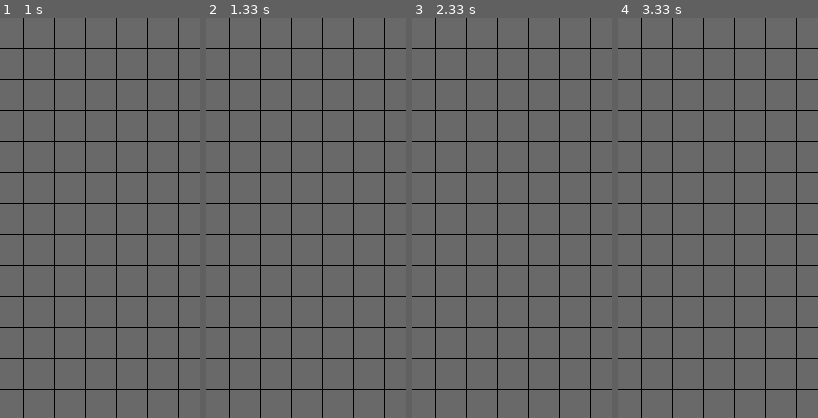
Above: before the commit, frames 1-4 (left to right).
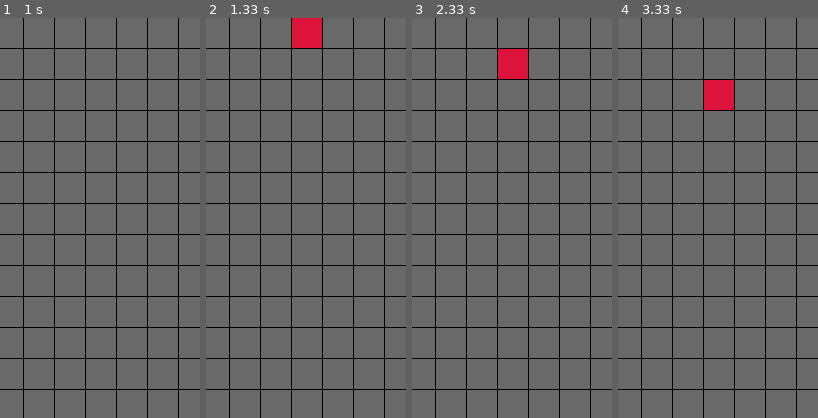
Above: after the commit, the same moments.

Repository: KarolWisniewski00/PygameTetrisClone
Game: pygame game, started from main.py
The game is run twice, just before and just after one commit, with the same random seed, the same clock (stepped at 60 frames per second) and the same inputs.
Inputs:
- Up to frame 1 (1 s): no input
- Up to frame 2 (1.33 s): no input
- Up to frame 3 (2.33 s): no input
- Up to frame 4 (3.33 s): no input
The pictures show only the part of the screen within x 17-67%, y 0-50%; the shares and areas given below are measured in that part.

Frame 1 is identical in both runs. In frame 2, 1.1% of the frame differs, in the area x 43-58%, y 0-8%; in frame 3, 1.1%; in frame 4, 1.1%.

Commit message:
point going down

Diff:
--- a/main.py
+++ b/main.py
@@ -9,12 +9,23 @@
         self.black=(0,0,0)
         self.white=(255,255,255)
         self.gray=(105,105,105)
+        self.red=(220,20,60)
         self.square_width, self.square_height = 30,30
         self.margin=1
         self.time=0
         self.window = pygame.display.set_mode((WIDTH,HEIGHT))
         self.font = pygame.font.SysFont('Comic Sans MS', 30)
-        self.matrix = [[0]*10]*20
+        self.matrix = [[0]*10 for _ in range(20)]
+        self.point = [-1,-1]
+
+    def event_per_sec(self):
+        self.time+=1
+        try:
+            self.point[1]+=1
+            self.matrix[self.point[1]][5]=1
+            self.matrix[self.point[1]-1][5]=0
+        except:
+            pass
 
     def draw(self):
         self.window.fill(self.black)
@@ -22,6 +33,13 @@
             for column in range(10):
                 if (self.matrix[row][column]==0):
                     pygame.draw.rect(self.window,(self.gray),[
+                    column*(self.square_height+self.margin),
+                    row*(self.square_height+self.margin),
+                    self.square_width,
+                    self.square_height
+                    ])
+                elif (self.matrix[row][column]==1):
+                    pygame.draw.rect(self.window,(self.red),[
                     column*(self.square_height+self.margin),
                     row*(self.square_height+self.margin),
                     self.square_width,
@@ -43,7 +61,7 @@
                 if event.type == pygame.QUIT:
                     run = False
                 if event.type == pygame.USEREVENT:
-                    self.time+=1
+                    self.event_per_sec()
 
             self.draw()
 
